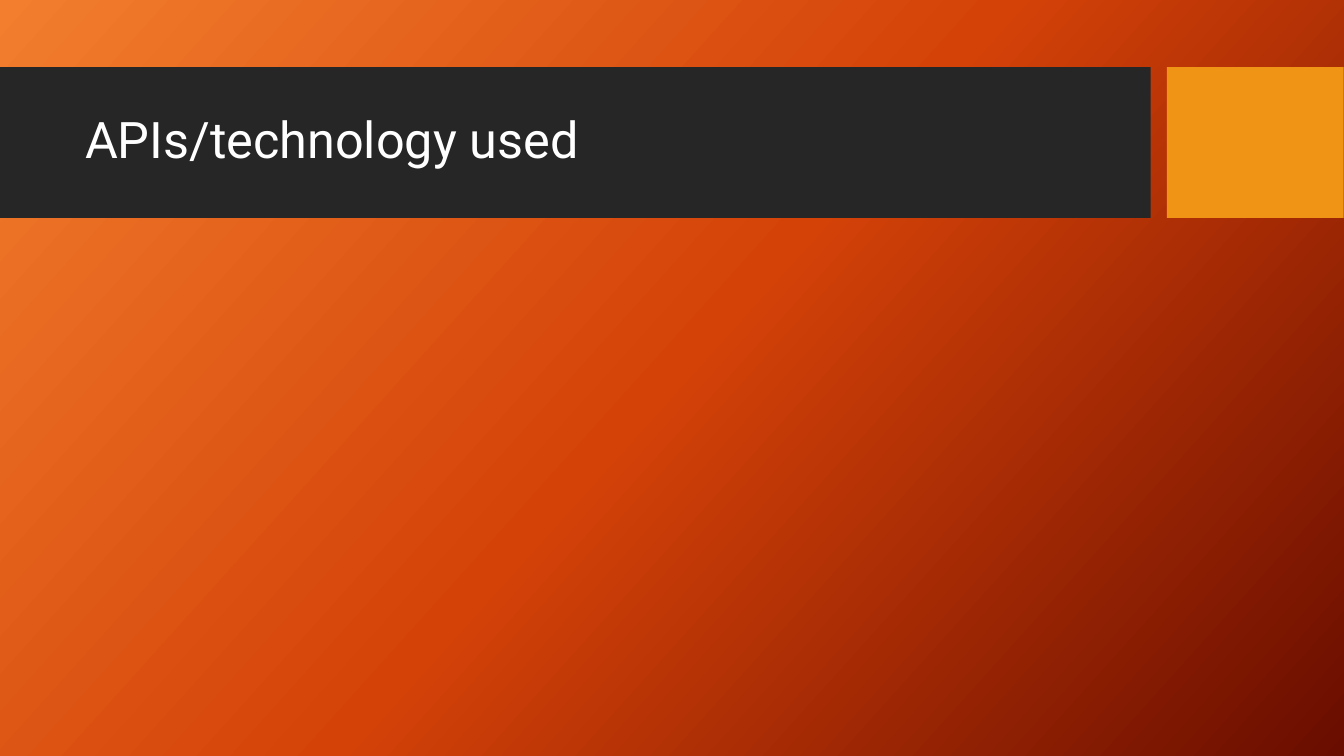
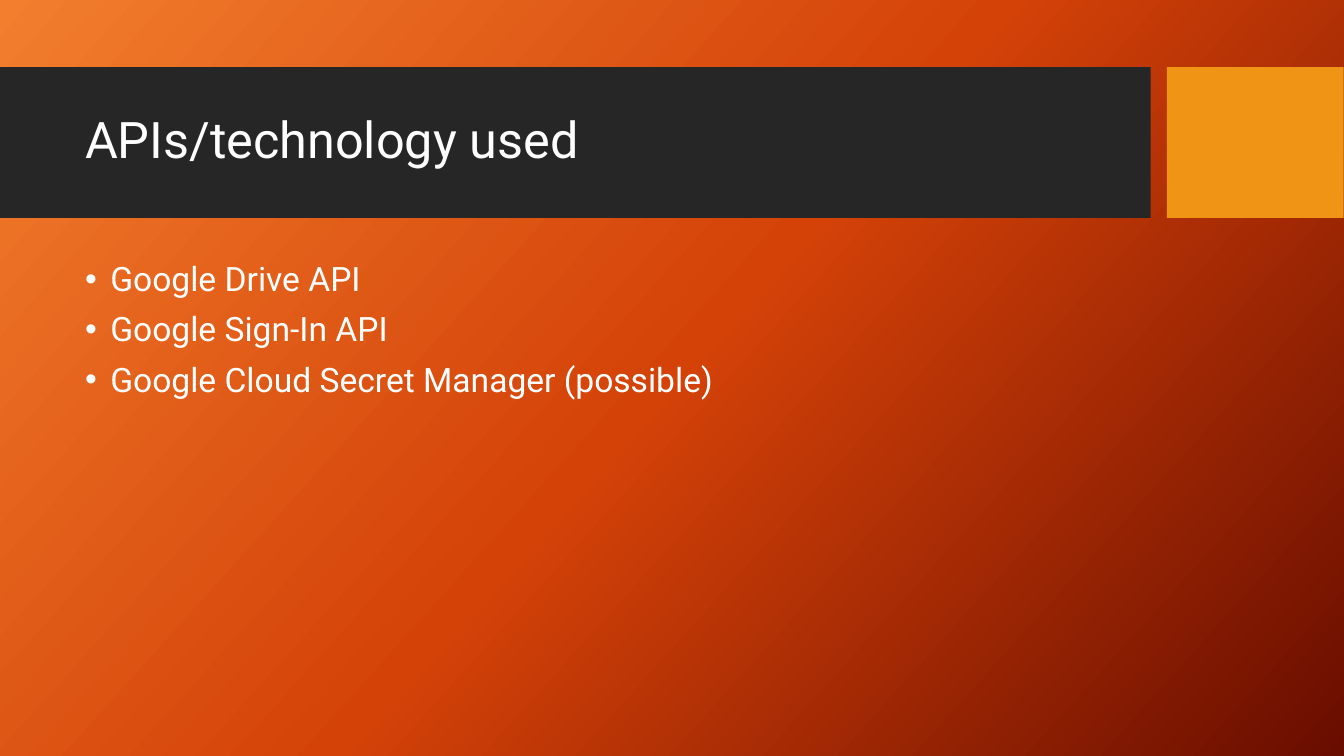
Before and after one commit to Dwaddle26/EncryptNotes, a slide deck: slide 6 of Phase 2 Documentation/Team_2_Presentation_2.pptx. Drawn at 1344x756 pixels with LibreOffice and Linux fonts; fonts in the diff are those of the drawing; background and template pictures are left out. Boxes give left, top, right and bottom in pixels: in the first picture for what was removed or moved away, otherwise in the second. Text is boxed around its words. In the diff, an @@ line names an element or a change of style, - is before the commit and + after.

```diff
--- a/Phase 2 Documentation/Team_2_Presentation_2.pptx
+++ b/Phase 2 Documentation/Team_2_Presentation_2.pptx
@@ text added at [110,265,713,400], 24 pt, text #FFFFFF @@
+• Google Drive API
+• Google Sign-In API
+• Google Cloud Secret Manager (possible)
```
Also in this commit, not shown: 2 other slides changed, 2 slides added, 1 slide removed, 38 other files.
